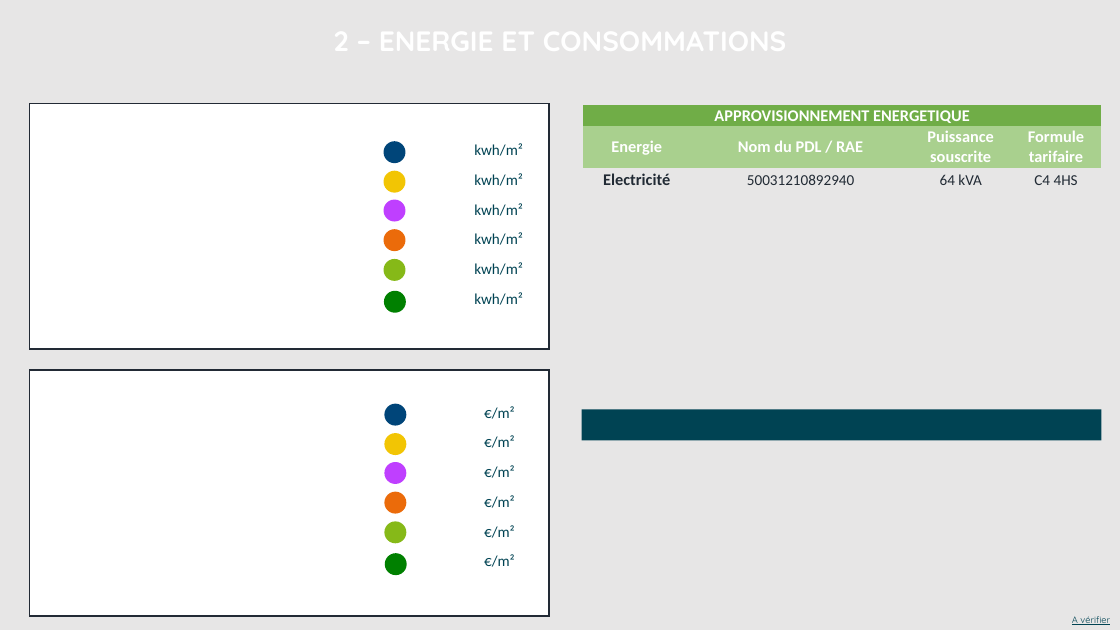
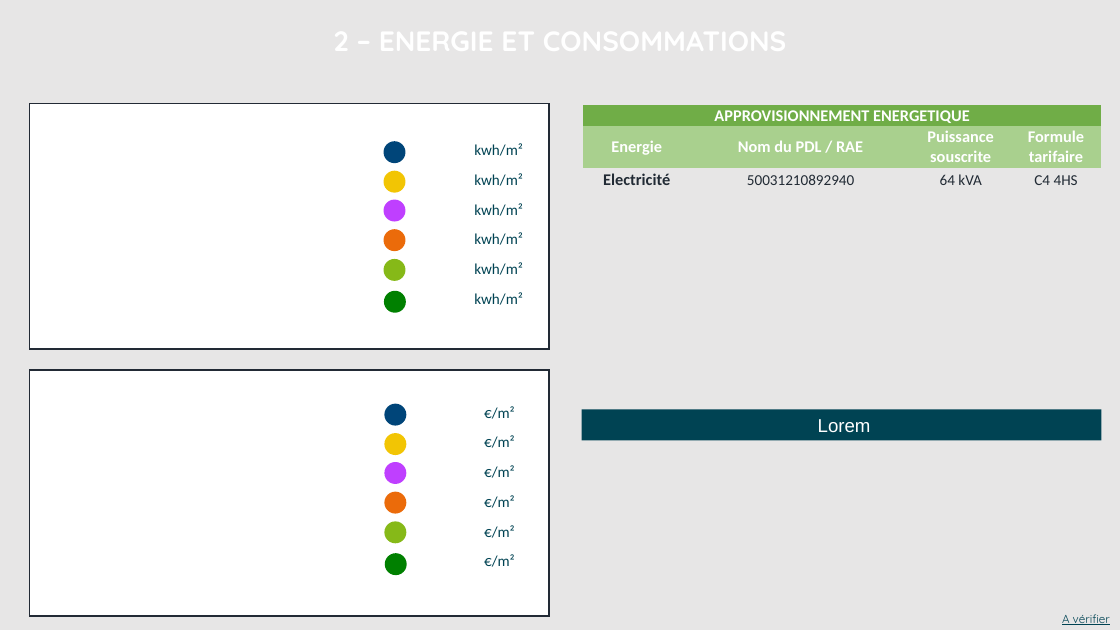
Before and after one commit to sigsieml/super-cep, a slide deck: slide 2 of app/src/main/assets/powerpointvierge.pptx. Drawn at 1120x630 pixels with LibreOffice and Linux fonts; fonts in the diff are those of the drawing; background and template pictures are left out. Boxes give left, top, right and bottom in pixels: in the first picture for what was removed or moved away, otherwise in the second. Text is boxed around its words. In the diff, an @@ line names an element or a change of style, - is before the commit and + after.

```diff
--- a/app/src/main/assets/powerpointvierge.pptx
+++ b/app/src/main/assets/powerpointvierge.pptx
@@ text in rectangle at [818,419,871,433]: text added @@
+Lorem
@@ text "A vérifier": place and size @@
-text "A vérifier" at [1072,616,1110,625]
+text "A vérifier" at [1062,614,1110,625]
@@ text "A vérifier" at [1062,614,1110,625]: size 8 to 10 pt @@
```
Also in this commit, not shown: 4 other slides changed, 55 other files.
